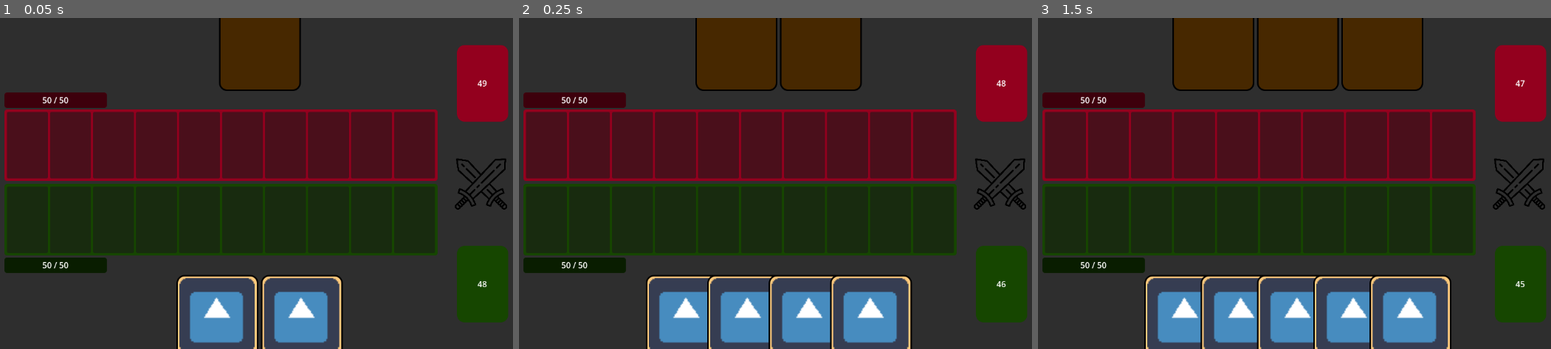
Above: before the commit, frames 1-3 (left to right).
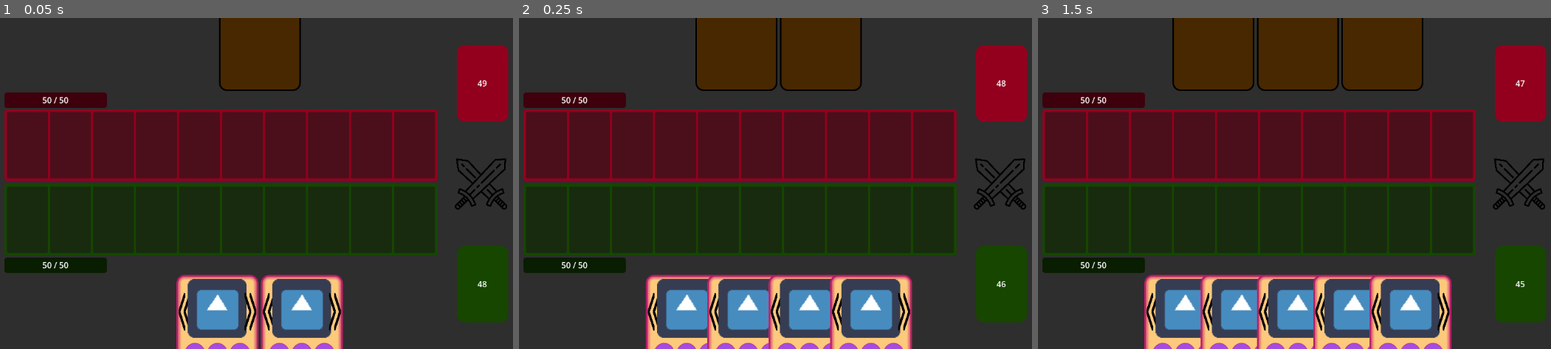
Above: after the commit, the same moments.

Repository: jamklex/first_game
Game: Godot game, scene res://scenes/Gameboard.tscn
Same seed, same stepped clock (60 frames per second), same inputs: the game is played once before the commit and once after it. This scene is started directly instead of the project's main scene. The engine's default icon, where the game draws it, is replaced by a stand-in: a white triangle on a blue panel in a dark square.
Inputs (mouse positions are in pixels of both pictures, inside the frame that each line leads up to):
- Up to frame 1 (0.05 s): no input
- Up to frame 2 (0.25 s): no input
- Up to frame 3 (1.5 s): move the mouse to (1427, 166) at 0.52 s; click (1427, 166) at 0.67 s; tap Enter at 1.25 s; move the mouse to (1181, 200) at 1.27 s; click (1181, 200) at 1.42 s

The runs differ from the first frame. In frame 1, 4.7% of the frame differs, in the area x 34-67%, y 77-100%; in frame 2, 7.2%; in frame 3, 8.4%, in the area x 20-81%, y 77-100%.

Commit message:
it's getting beautiful <3

Diff:
--- a/Deck_Defense/prefabs/card.tscn
+++ /dev/null
@@ -1,63 +0,0 @@
-[gd_scene load_steps=4 format=3 uid="uid://3xco5eyd0ms2"]
-
-[ext_resource type="Texture2D" uid="uid://bix3nqbs8uvig" path="res://icon.png" id="1"]
-[ext_resource type="Script" path="res://scripts/card.gd" id="2"]
-
-[sub_resource type="StyleBoxFlat" id="StyleBoxFlat_yaee3"]
-bg_color = Color(0.992157, 0.788235, 0.486275, 1)
-border_width_left = 3
-border_width_top = 3
-border_width_right = 3
-border_width_bottom = 3
-border_color = Color(0, 0, 0, 1)
-corner_radius_top_left = 15
-corner_radius_top_right = 15
-corner_radius_bottom_right = 15
-corner_radius_bottom_left = 15
-
-[node name="Card" type="Panel"]
-custom_minimum_size = Vector2(160, 240)
-anchors_preset = 8
-anchor_left = 0.5
-anchor_top = 0.5
-anchor_right = 0.5
-anchor_bottom = 0.5
-offset_left = -80.0
-offset_top = -120.0
-offset_right = 80.0
-offset_bottom = 120.0
-grow_horizontal = 2
-grow_vertical = 2
-mouse_filter = 2
-theme_override_styles/panel = SubResource("StyleBoxFlat_yaee3")
-script = ExtResource("2")
-
-[node name="Sprite2D" type="Sprite2D" parent="."]
-scale = Vector2(2.3, 2.3)
-texture = ExtResource("1")
-centered = false
-offset = Vector2(2.5, 2.5)
-flip_h = true
-
-[node name="Bottom" type="VBoxContainer" parent="."]
-layout_mode = 0
-offset_left = 5.0
-offset_top = 160.0
-offset_right = 155.0
-offset_bottom = 235.0
-
-[node name="Description" type="Label" parent="Bottom"]
-layout_mode = 2
-theme_override_colors/font_color = Color(0, 0, 0, 1)
-text = "Description here
-"
-horizontal_alignment = 1
-vertical_alignment = 1
-uppercase = true
-
-[node name="HP" type="Label" parent="Bottom"]
-layout_mode = 2
-theme_override_colors/font_color = Color(0, 0, 0, 1)
-text = "5"
-horizontal_alignment = 1
-vertical_alignment = 1
--- /dev/null
+++ b/Deck_Defense/prefabs/cards/VirusNode.tscn
@@ -0,0 +1,55 @@
+[gd_scene load_steps=4 format=3 uid="uid://bnqlb5xu4p5m"]
+
+[sub_resource type="StyleBoxFlat" id="StyleBoxFlat_ri1pj"]
+draw_center = false
+
+[sub_resource type="StyleBoxFlat" id="StyleBoxFlat_5tf3n"]
+bg_color = Color(0.647059, 0.298039, 0.882353, 1)
+border_width_left = 1
+border_width_top = 1
+border_width_right = 1
+border_width_bottom = 1
+border_color = Color(0.8, 0.137255, 0.458824, 1)
+border_blend = true
+corner_radius_top_left = 30
+corner_radius_top_right = 30
+corner_radius_bottom_right = 30
+corner_radius_bottom_left = 30
+
+[sub_resource type="StyleBoxFlat" id="StyleBoxFlat_2epqi"]
+draw_center = false
+border_width_left = 1
+border_width_top = 1
+border_width_right = 1
+border_width_bottom = 1
+border_color = Color(0.8, 0.137255, 0.458824, 1)
+border_blend = true
+corner_radius_top_left = 30
+corner_radius_top_right = 30
+corner_radius_bottom_right = 30
+corner_radius_bottom_left = 30
+
+[node name="VirusNode" type="Panel"]
+custom_minimum_size = Vector2(40, 40)
+anchors_preset = 15
+anchor_right = 1.0
+anchor_bottom = 1.0
+offset_right = -1112.0
+offset_bottom = -608.0
+grow_horizontal = 2
+grow_vertical = 2
+theme_override_styles/panel = SubResource("StyleBoxFlat_ri1pj")
+
+[node name="On" type="Panel" parent="."]
+custom_minimum_size = Vector2(40, 40)
+layout_mode = 0
+offset_right = 40.0
+offset_bottom = 40.0
+theme_override_styles/panel = SubResource("StyleBoxFlat_5tf3n")
+
+[node name="Off" type="Panel" parent="."]
+custom_minimum_size = Vector2(40, 40)
+layout_mode = 0
+offset_right = 40.0
+offset_bottom = 40.0
+theme_override_styles/panel = SubResource("StyleBoxFlat_2epqi")
--- a/Deck_Defense/prefabs/card-back.tscn
+++ b/Deck_Defense/prefabs/cards/card-back.tscn
@@ -1,6 +1,6 @@
-[gd_scene load_steps=3 format=3 uid="uid://bgv6bpe1irc6a"]
+[gd_scene load_steps=3 format=3 uid="uid://c5w45gfps4oaq"]
 
-[ext_resource type="Script" path="res://scripts/card.gd" id="1"]
+[ext_resource type="Script" path="res://scripts/cards/card.gd" id="1_vqwxo"]
 
 [sub_resource type="StyleBoxFlat" id="StyleBoxFlat_th5hu"]
 bg_color = Color(0.278431, 0.156863, 0, 1)
@@ -17,4 +17,4 @@
 [node name="Card" type="Panel"]
 custom_minimum_size = Vector2(160, 240)
 theme_override_styles/panel = SubResource("StyleBoxFlat_th5hu")
-script = ExtResource("1")
+script = ExtResource("1_vqwxo")
--- a/Deck_Defense/prefabs/card-small.tscn
+++ b/Deck_Defense/prefabs/cards/card-small.tscn
@@ -1,7 +1,7 @@
-[gd_scene load_steps=4 format=3 uid="uid://uxhcsvt2wmnk"]
+[gd_scene load_steps=4 format=3 uid="uid://bnbm2d5bno3xp"]
 
-[ext_resource type="Texture2D" uid="uid://bix3nqbs8uvig" path="res://icon.png" id="1"]
-[ext_resource type="Script" path="res://scripts/card.gd" id="2"]
+[ext_resource type="Script" path="res://scripts/cards/card.gd" id="1_jggd2"]
+[ext_resource type="Texture2D" uid="uid://bsvb8drke7wbr" path="res://icon.png" id="2_rnkgg"]
 
 [sub_resource type="StyleBoxFlat" id="StyleBoxFlat_t42m8"]
 bg_color = Color(0.992157, 0.788235, 0.486275, 1)
@@ -30,12 +30,12 @@
 grow_vertical = 2
 mouse_filter = 2
 theme_override_styles/panel = SubResource("StyleBoxFlat_t42m8")
-script = ExtResource("2")
+script = ExtResource("1_jggd2")
 
 [node name="Sprite2D" type="Sprite2D" parent="."]
 position = Vector2(0, 1)
 scale = Vector2(1.2, 1.2)
-texture = ExtResource("1")
+texture = ExtResource("2_rnkgg")
 centered = false
 offset = Vector2(1.3, 1.3)
 
--- /dev/null
+++ b/Deck_Defense/prefabs/cards/card.tscn
@@ -0,0 +1,192 @@
+[gd_scene load_steps=12 format=3 uid="uid://be7wfa0iqayuw"]
+
+[ext_resource type="Script" path="res://scripts/cards/card.gd" id="1_upn8h"]
+[ext_resource type="Texture2D" uid="uid://bbh22l7xhv335" path="res://images/dar.png" id="2_0s41q"]
+[ext_resource type="Texture2D" uid="uid://bsvb8drke7wbr" path="res://icon.png" id="3_wmgh8"]
+[ext_resource type="PackedScene" uid="uid://bnqlb5xu4p5m" path="res://prefabs/cards/VirusNode.tscn" id="4_fd8uo"]
+[ext_resource type="Texture2D" uid="uid://bi7myipkq5y6w" path="res://images/hp.png" id="5_ra86p"]
+[ext_resource type="Texture2D" uid="uid://2u508rw8j6sb" path="res://images/atk.png" id="6_idk4g"]
+
+[sub_resource type="StyleBoxFlat" id="StyleBoxFlat_yaee3"]
+bg_color = Color(0.992157, 0.788235, 0.486275, 1)
+border_width_left = 3
+border_width_top = 3
+border_width_right = 3
+border_width_bottom = 3
+border_color = Color(0, 0, 0, 1)
+corner_radius_top_left = 15
+corner_radius_top_right = 15
+corner_radius_bottom_right = 15
+corner_radius_bottom_left = 15
+
+[sub_resource type="StyleBoxFlat" id="StyleBoxFlat_15hua"]
+draw_center = false
+border_width_left = 10
+border_width_top = 10
+border_width_right = 10
+border_width_bottom = 10
+border_color = Color(0.8, 0.137255, 0.458824, 1)
+border_blend = true
+corner_radius_top_left = 15
+corner_radius_top_right = 15
+corner_radius_bottom_right = 15
+corner_radius_bottom_left = 15
+
+[sub_resource type="StyleBoxFlat" id="StyleBoxFlat_3teaj"]
+draw_center = false
+
+[sub_resource type="StyleBoxFlat" id="StyleBoxFlat_4dwj0"]
+bg_color = Color(0.6, 0.6, 0.6, 0)
+
+[sub_resource type="StyleBoxFlat" id="StyleBoxFlat_bdeoe"]
+draw_center = false
+
+[node name="Card" type="Panel"]
+custom_minimum_size = Vector2(160, 240)
+anchors_preset = 8
+anchor_left = 0.5
+anchor_top = 0.5
+anchor_right = 0.5
+anchor_bottom = 0.5
+offset_left = -80.0
+offset_top = -120.0
+offset_right = 80.0
+offset_bottom = 120.0
+grow_horizontal = 2
+grow_vertical = 2
+mouse_filter = 2
+theme_override_styles/panel = SubResource("StyleBoxFlat_yaee3")
+script = ExtResource("1_upn8h")
+
+[node name="VirusFrame" type="Panel" parent="."]
+custom_minimum_size = Vector2(160, 240)
+layout_mode = 1
+anchors_preset = 15
+anchor_right = 1.0
+anchor_bottom = 1.0
+grow_horizontal = 2
+grow_vertical = 2
+mouse_filter = 2
+theme_override_styles/panel = SubResource("StyleBoxFlat_15hua")
+
+[node name="Layout" type="VBoxContainer" parent="."]
+layout_mode = 1
+anchors_preset = 8
+anchor_left = 0.5
+anchor_top = 0.5
+anchor_right = 0.5
+anchor_bottom = 0.5
+offset_left = -77.0
+offset_top = -112.0
+offset_right = 77.0
+offset_bottom = 112.0
+grow_horizontal = 2
+grow_vertical = 2
+mouse_filter = 2
+
+[node name="Top" type="HBoxContainer" parent="Layout"]
+custom_minimum_size = Vector2(130, 115)
+layout_mode = 2
+mouse_filter = 2
+alignment = 1
+
+[node name="Left" type="Panel" parent="Layout/Top"]
+custom_minimum_size = Vector2(15, 0)
+layout_mode = 2
+mouse_filter = 2
+theme_override_styles/panel = SubResource("StyleBoxFlat_3teaj")
+
+[node name="Image" type="Sprite2D" parent="Layout/Top/Left"]
+position = Vector2(-7, 0)
+scale = Vector2(0.08, 0.25)
+texture = ExtResource("2_0s41q")
+centered = false
+offset = Vector2(-10, 0)
+flip_h = true
+
+[node name="Face" type="Panel" parent="Layout/Top"]
+clip_contents = true
+custom_minimum_size = Vector2(115, 100)
+layout_mode = 2
+mouse_filter = 2
+theme_override_styles/panel = SubResource("StyleBoxFlat_4dwj0")
+
+[node name="Image" type="Sprite2D" parent="Layout/Top/Face"]
+scale = Vector2(1.8, 1.8)
+texture = ExtResource("3_wmgh8")
+centered = false
+
+[node name="Right" type="Panel" parent="Layout/Top"]
+custom_minimum_size = Vector2(15, 0)
+layout_mode = 2
+mouse_filter = 2
+theme_override_styles/panel = SubResource("StyleBoxFlat_bdeoe")
+
+[node name="Image" type="Sprite2D" parent="Layout/Top/Right"]
+position = Vector2(-17, 0)
+scale = Vector2(0.08, 0.25)
+texture = ExtResource("2_0s41q")
+centered = false
+
+[node name="Bottom" type="VBoxContainer" parent="Layout"]
+custom_minimum_size = Vector2(0, 100)
+layout_mode = 2
+mouse_filter = 2
+alignment = 2
+
+[node name="Virus" type="HBoxContainer" parent="Layout/Bottom"]
+layout_mode = 2
+size_flags_horizontal = 4
+
+[node name="1" parent="Layout/Bottom/Virus" instance=ExtResource("4_fd8uo")]
+layout_mode = 2
+mouse_filter = 2
+
+[node name="2" parent="Layout/Bottom/Virus" instance=ExtResource("4_fd8uo")]
+layout_mode = 2
+mouse_filter = 2
+
+[node name="3" parent="Layout/Bottom/Virus" instance=ExtResource("4_fd8uo")]
+layout_mode = 2
+mouse_filter = 2
+
+[node name="HP" type="HBoxContainer" parent="Layout/Bottom"]
+layout_mode = 2
+alignment = 1
+
+[node name="Value" type="Label" parent="Layout/Bottom/HP"]
+layout_mode = 2
+theme_override_colors/font_color = Color(0, 0, 0, 1)
+text = "8"
+horizontal_alignment = 1
+vertical_alignment = 1
+
+[node name="Symbol" type="Panel" parent="Layout/Bottom/HP"]
+layout_mode = 2
+mouse_filter = 2
+
+[node name="Image" type="Sprite2D" parent="Layout/Bottom/HP/Symbol"]
+scale = Vector2(0.15, 0.15)
+texture = ExtResource("5_ra86p")
+centered = false
+
+[node name="ATK" type="HBoxContainer" parent="Layout/Bottom"]
+layout_mode = 2
+alignment = 1
+
+[node name="Value" type="Label" parent="Layout/Bottom/ATK"]
+layout_mode = 2
+theme_override_colors/font_color = Color(0, 0, 0, 1)
+text = "10"
+horizontal_alignment = 1
+vertical_alignment = 1
+uppercase = true
+
+[node name="Symbol" type="Panel" parent="Layout/Bottom/ATK"]
+layout_mode = 2
+mouse_filter = 2
+
+[node name="Image" type="Sprite2D" parent="Layout/Bottom/ATK/Symbol"]
+scale = Vector2(0.15, 0.15)
+texture = ExtResource("6_idk4g")
+centered = false
--- a/Deck_Defense/scripts/card.gd
+++ /dev/null
@@ -1,57 +0,0 @@
-extends Node
-
-const description_label = "Bottom/Description"
-const hp_label = "Bottom/HP"
-const boosted_color = Color("#1e9a12")
-const damaged_color = Color("#bb0c0e")
-const default_color = Color("#000000")
-
-var base_hp
-var hp
-var description
-
-func _ready():
-	pass
-
-func initialize(base_hp, description):
-	set_base_hp(base_hp)
-	set_hp(base_hp)
-	set_description(description)
-
-func set_hp(new_hp):
-	hp = new_hp
-	update_label(hp_label, str(hp))
-
-func get_hp():
-	return hp
-
-func set_base_hp(new_base_hp):
-	base_hp = new_base_hp
-
-func get_base_hp():
-	return base_hp
-
-func set_description(new_description):
-	description = new_description
-	update_label(description_label, description)
-
-func get_description():
-	return description
-
-func is_damaged():
-	return base_hp > hp
-
-func is_boosted():
-	return base_hp < hp
-
-func update_label(path, value):
-	var label = get_node(path) as Label
-	if label == null:
-		return
-	label.set_text(value)
-	var color = default_color
-	if is_boosted():
-		color = boosted_color
-	if is_damaged():
-		color = damaged_color
-	label.add_theme_color_override("font_color", color)
--- /dev/null
+++ b/Deck_Defense/scripts/cards/card.gd
@@ -0,0 +1,14 @@
+extends Panel
+
+var properties
+
+func _ready():
+	pass
+
+func initialize_new():
+	initialize_from(preload("res://scripts/obj/card-obj.gd").new())
+
+func initialize_from(card):
+	properties = card
+	properties.link_node(self)
+	properties.load_labels()
--- a/Deck_Defense/scripts/gameboard.gd
+++ b/Deck_Defense/scripts/gameboard.gd
@@ -25,9 +25,7 @@
 var GameboardUtil = preload("res://scripts/util/gameboard-util.gd").new()
 
 var rng = RandomNumberGenerator.new()
-var visibleCard = preload("res://prefabs/card.tscn")
-var notVisibleCard = preload("res://prefabs/card-back.tscn")
-var miniCard = preload("res://prefabs/card-small.tscn")
+var miniCard = preload("res://prefabs/cards/card-small.tscn")
 var playerMaxHp
 var playerCurrentHp
 var player_deck = []
@@ -207,14 +205,14 @@
 	var control = get_node(path) as Control
 	control.visible = status
 
-func place_cards_in_hand(path, amount, visible):
+func place_cards_in_hand(path, amount, from_player):
 	for n in amount:
 		if get_node(path).get_child_count() == max_hand_cards:
 			break
-		var card = get_card_from_deck(visible)
+		var card = get_card_from_deck(from_player)
 		if card == null:
 			return
-		add_card_to(path, card)
+		add_card_to(path, GameboardUtil.create_visible_instance(card, from_player))
 		update_cards_left()
 		await get_tree().create_timer(CARD_DRAW_TIME).timeout
 	reset_hand_card_focus()
@@ -252,6 +250,7 @@
 func bump_child_y(node, increase):
 	if node != null:
 		node.set_position(Vector2(node.position[0], node.position[1] + increase))
+		node.z_index = 0 if increase > 0 else increase * -1
 
 func get_child_index(node, mousePosition, reversed, default_value):
 	var children = node.get_children()
--- /dev/null
+++ b/Deck_Defense/scripts/obj/card-obj.gd
@@ -0,0 +1,56 @@
+extends Object
+
+const image = "Layout/Top/Face/Image"
+const boni_left = "Layout/Top/Left/Image"
+const boni_right = "Layout/Top/Right/Image"
+const virus = "Layout/Boottom/Virus"
+const hp_label = "Layout/Bottom/HP/Value"
+const atk_label = "Layout/Bottom/ATK/Value"
+const boosted_color = Color("#1e9a12")
+const damaged_color = Color("#bb0c0e")
+const default_color = Color("#000000")
+
+var base_hp = 0
+var hp = 0
+var base_atk = 0
+var atk = 0
+var virus_level = 0
+var node
+
+func _ready():
+	pass
+
+func initialize(init_hp, init_atk):
+	base_hp = init_hp
+	set_hp(init_hp)
+	base_atk = init_atk
+	set_atk(init_atk)
+
+func link_node(link):
+	node = link
+
+func load_labels():
+	update_label(hp_label, hp, base_hp)
+	update_label(atk_label, atk, base_atk)
+
+func set_hp(new_hp):
+	hp = new_hp
+	update_label(hp_label, hp, base_hp)
+
+func set_atk(new_atk):
+	atk = new_atk
+	update_label(atk_label, atk, base_atk)
+
+func update_label(path, value, base_value):
+	if node == null:
+		return
+	var label = node.get_node(path) as Label
+	if label == null:
+		return
+	label.set_text(str(value))
+	var color = default_color
+	if value > base_value:
+		color = boosted_color
+	if value < base_value:
+		color = damaged_color
+	label.add_theme_color_override("font_color", color)
--- a/Deck_Defense/scripts/util/gameboard-util.gd
+++ b/Deck_Defense/scripts/util/gameboard-util.gd
@@ -4,8 +4,9 @@
 var enemy_deck = []
 var rng = RandomNumberGenerator.new()
 
-var visibleCard = preload("res://prefabs/card.tscn")
-var notVisibleCard = preload("res://prefabs/card-back.tscn")
+var CardProperties = preload("res://scripts/obj/card-obj.gd")
+var enemy_card = preload("res://prefabs/cards/card-back.tscn")
+var player_card = preload("res://prefabs/cards/card.tscn")
 
 func _ready():
 	rng.randomize()
@@ -13,7 +14,15 @@
 func random_cards(amount, visible):
 	var array = []
 	for i in range(amount):
-		var card = visibleCard.instantiate() if visible else notVisibleCard.instantiate()
-		card.initialize(rng.randi_range(1,7), "test")
+		var card = CardProperties.new()
+		card.initialize(rng.randi_range(1,7), rng.randi_range(1,7))
 		array.append(card)
 	return array
+
+func create_visible_instance(card, for_player):
+	var base_card = enemy_card
+	if for_player:
+		base_card = player_card
+	var created_card = base_card.instantiate()
+	created_card.initialize_from(card)
+	return created_card
Binary file added: Deck_Defense/images/atk.png
Binary file added: Deck_Defense/images/dar.png
Binary file added: Deck_Defense/images/hp.png
Not shown: 1 places in Deck_Defense/prefabs/attackOpponent.tscn that only renumber resources
